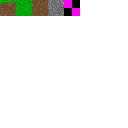
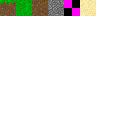
The second 128x128 image is a revision of the first. Changes to its layers:
added layer "Sand" above "Grass" over [80, 0, 96, 16]
